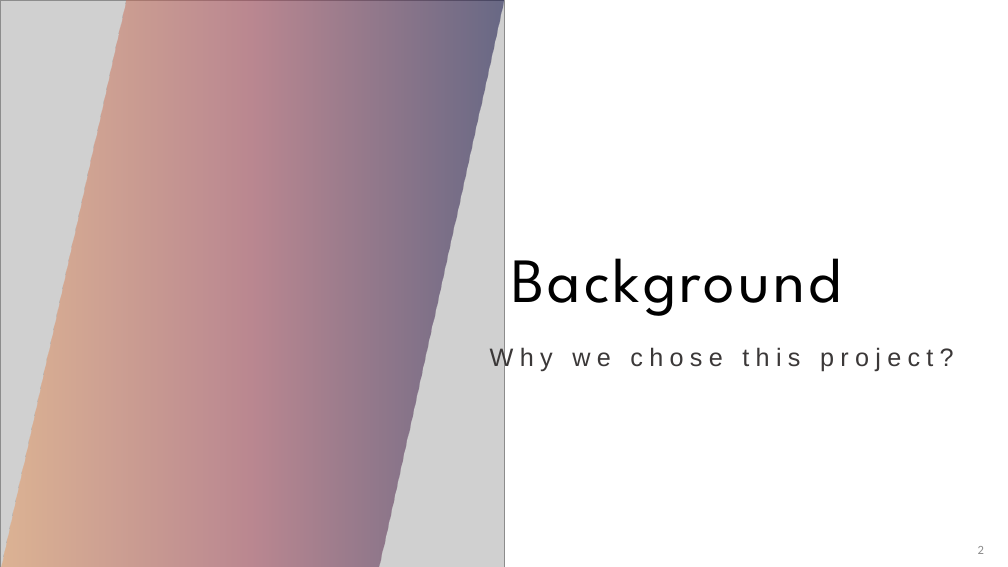
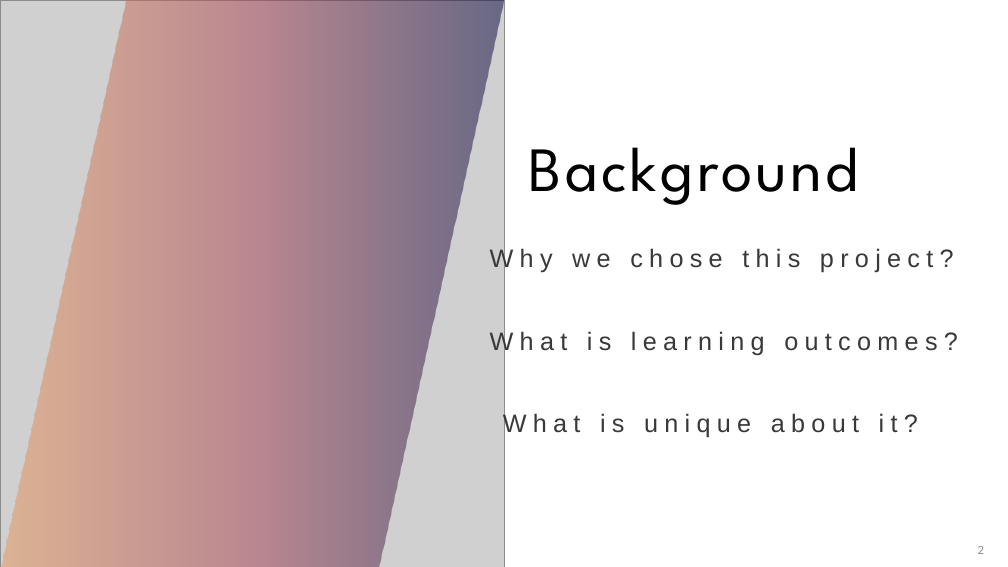
Before and after one commit to Pathfinder-Team/Computing-Project-2019---PathFinder, a slide deck: slide 2 of Documents/Technical Proposal - Due 21-10-19/PathFinder_presentation.pptx. Drawn at 1008x567 pixels with LibreOffice and Linux fonts; fonts in the diff are those of the drawing; grey boxes stand for pictures. Boxes give left, top, right and bottom in pixels: in the first picture for what was removed or moved away, otherwise in the second. Text is boxed around its words. In the diff, an @@ line names an element or a change of style, - is before the commit and + after.

```diff
--- a/Documents/Technical Proposal - Due 21-10-19/PathFinder_presentation.pptx
+++ b/Documents/Technical Proposal - Due 21-10-19/PathFinder_presentation.pptx
@@ title "Background": place and size @@
-title "Background" at (512, 258, 842, 316)
+title "Background" at (529, 147, 859, 205)
@@ text "Why we chose this project?": place and size @@
-text "Why we chose this project?" at (490, 345, 954, 371)
+text "Why we chose this project?" at (490, 247, 954, 273)
@@ text added at (490, 330, 958, 356), 24 pt, text #3B3838 @@
+What is learning outcomes?
@@ text added at (503, 412, 918, 438), 24 pt, text #3B3838 @@
+What is unique about it?
```
Also in this commit, not shown: 2 other slides changed, 7 slides added.
